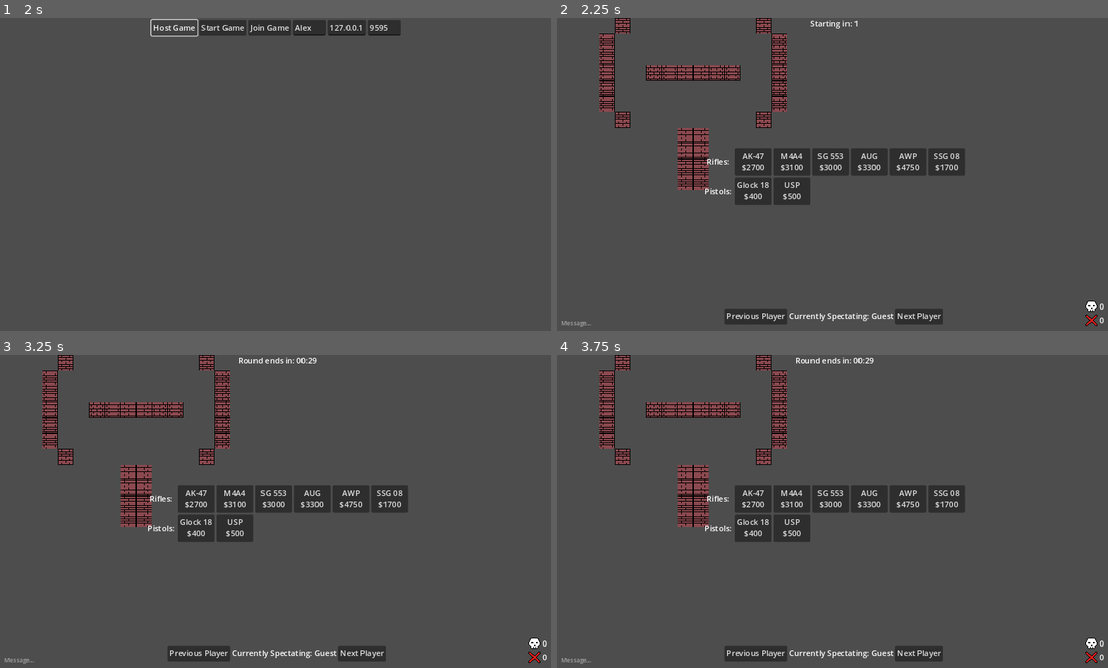
Above: before the commit, frames 1-4 (two rows, left to right).
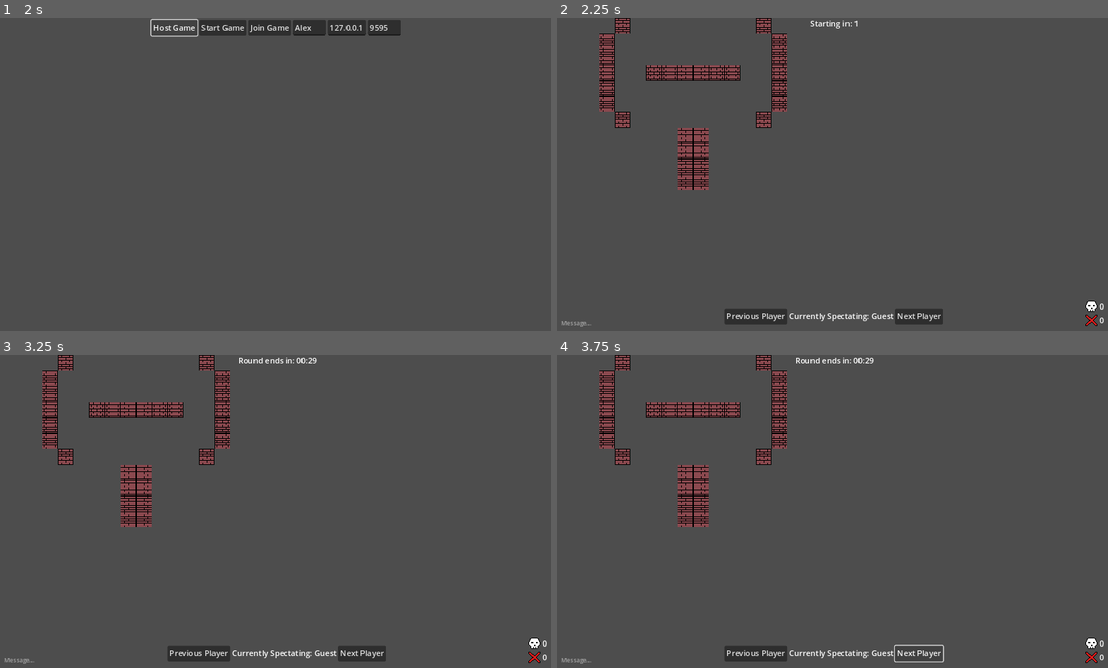
Above: after the commit, the same moments.

Repository: StormLight14/pew-pew-io
Game: Godot game, scene res://multiplayer/multiplayer.tscn
Two runs of this game, one before a commit and one after it. Both use one fixed random seed, a clock stepped at 60 frames per second and the inputs below.
Inputs (mouse positions are in pixels of both pictures, inside the frame that each line leads up to):
- Up to frame 1 (2 s): click (308, 27) at 0.52 s; type "Alex" at 0.6 s; click "Host Game" at 1.25 s
- Up to frame 2 (2.25 s): click "Start Game" at 2 s
- Up to frame 3 (3.25 s): click (82, 661) at 2.77 s; type "12" at 2.85 s
- Up to frame 4 (3.75 s): click "Next Player" at 3.5 s

Frame 1 is identical in both runs. In frame 2, 4.4% of the frame differs, in the area x 26-75%, y 41-60%; in frame 3, 4.4%; in frame 4, 4.5%, in the area x 26-75%, y 41-99%.

Commit message:
make buy menu only allow guns for your team

Diff:
--- a/level/level.tscn
+++ b/level/level.tscn
@@ -197,6 +197,7 @@
 
 [node name="ShopUI" type="CenterContainer" parent="GameUI"]
 unique_name_in_owner = true
+visible = false
 anchors_preset = 15
 anchor_right = 1.0
 anchor_bottom = 1.0
--- a/ui/game_ui.gd
+++ b/ui/game_ui.gd
@@ -11,10 +11,13 @@
 func _process(_delta):
 	if Input.is_action_just_pressed("buy_menu"):
 		shop_ui.visible = not shop_ui.visible
+		update_buy_menu()
 
 func update_buy_menu():
 	for buy_button in get_tree().get_nodes_in_group("BuyButton"):
-		pass
+		buy_button.disabled = true
+		if Items.items[buy_button.buy_item]["purchasable-by"] == GameValues.players[multiplayer.get_unique_id()].team or Items.items[buy_button.buy_item]["purchasable-by"] == "BOTH":
+			buy_button.disabled = false
 
 func make_visible():
 	self.visible = true
